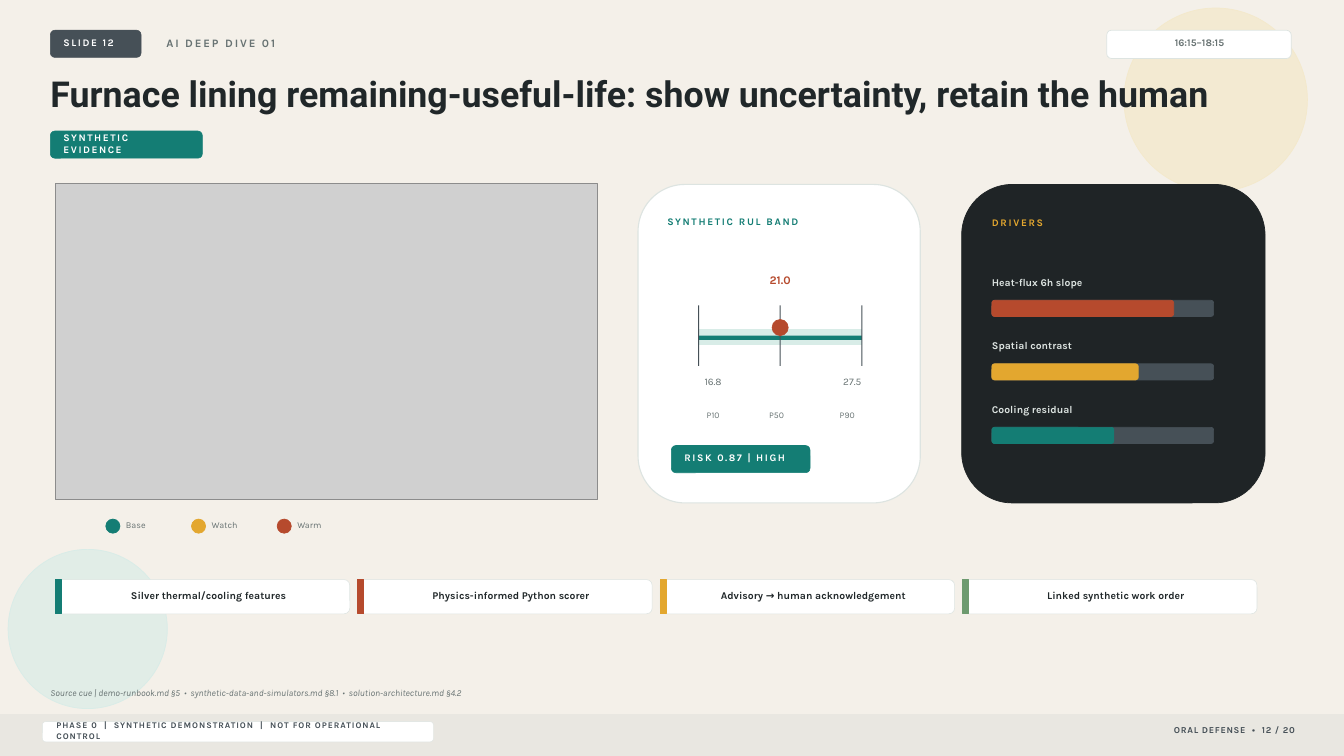
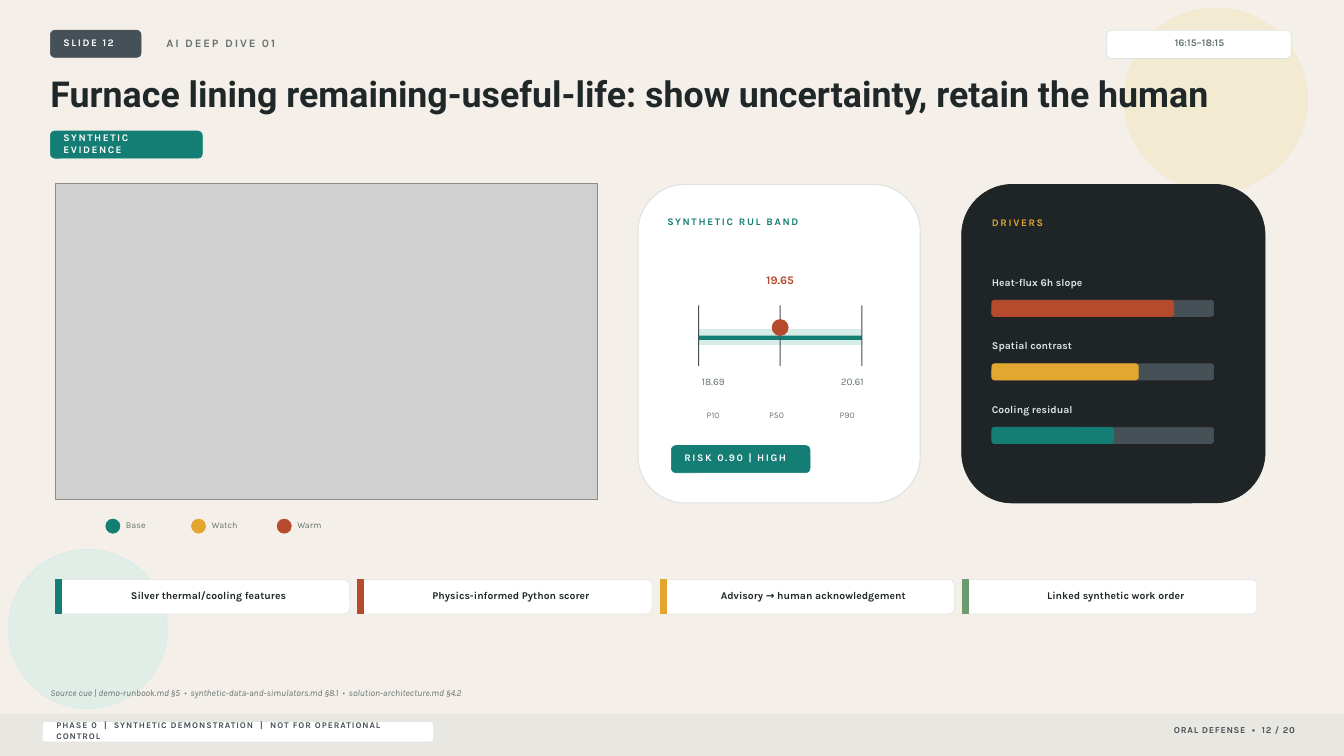
Before and after one commit to frkim/NovaSteel3, a slide deck: slide 12 of docs/presentation/NovaSteel-Oral-Defense.pptx. Drawn at 1344x756 pixels with LibreOffice and Linux fonts; fonts in the diff are those of the drawing; grey boxes stand for pictures. Boxes give left, top, right and bottom in pixels: in the first picture for what was removed or moved away, otherwise in the second. Text is boxed around its words. In the diff, an @@ line names an element or a change of style, - is before the commit and + after.

```diff
--- a/docs/presentation/NovaSteel-Oral-Defense.pptx
+++ b/docs/presentation/NovaSteel-Oral-Defense.pptx
@@ text at (766,276,793,284): text changed @@
-21.0
+19.65
@@ text at (702,378,725,385): text changed @@
-16.8
+18.69
@@ text at (841,378,864,385): text changed @@
-27.5
+20.61
@@ text at (684,454,786,461): text changed @@
-RISK 0.87 | HIGH
+RISK 0.90 | HIGH
```
Also in this commit, not shown: 1 other slide changed, 26 other files.
